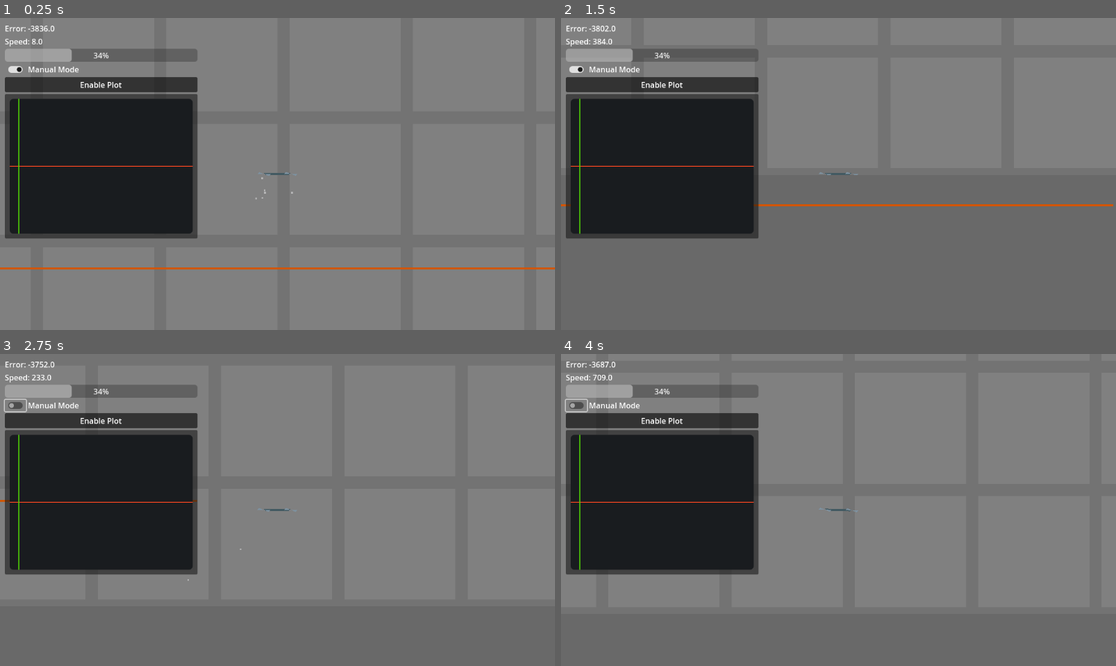
Above: before the commit, frames 1-4 (two rows, left to right).
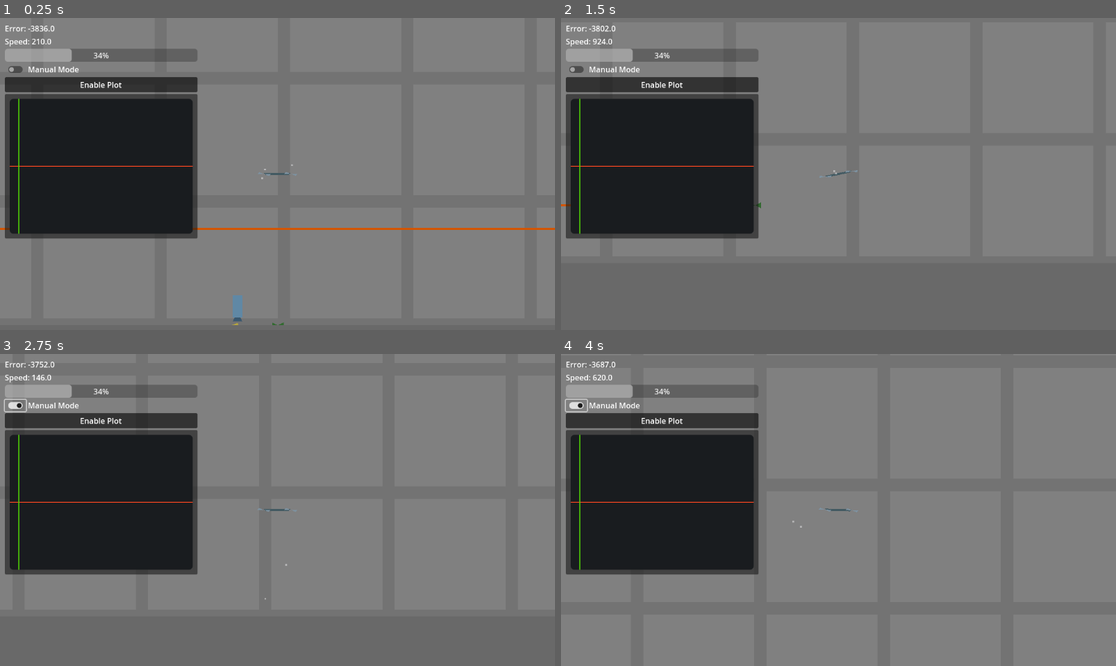
Above: after the commit, the same moments.

Repository: NattHerman/control
Game: Godot game, scene res://main.tscn
Two runs of this game, one before a commit and one after it. Both use one fixed random seed, a clock stepped at 60 frames per second and the inputs below. The engine's default icon, where the game draws it, is replaced by a stand-in: a white triangle on a blue panel in a dark square.
Inputs (mouse positions are in pixels of both pictures, inside the frame that each line leads up to):
- Up to frame 1 (0.25 s): no input
- Up to frame 2 (1.5 s): tap Enter (ui_accept) at 0.5, 0.77 s; move the mouse to (960, 158) at 0.52 s; hold D (lean_right) 0.53-1.25 s; tap S (decrease_propulsion) at 0.6 s; click (960, 158) at 0.67 s; drag from (727, 189) to (810, 236) at 1.27 s
- Up to frame 3 (2.75 s): click (16, 407) at 2 s
- Up to frame 4 (4 s): move the mouse to (894, 441) at 2.77 s; hold D (lean_right) 2.78-3.5 s; hold Shift (pan_speed_increase) 2.78-3.5 s; drag from (810, 572) to (672, 463) at 3.52 s

The runs differ from the first frame. In frame 1, 1.4% of the frame differs, in the area x 0-100%, y 6-99%; in frame 2, 0.6%; in frame 3, 0.1%; in frame 4, less than 0.1%.
Error before the commit: Invalid access to property or key 'x_position_data' on a base object of type 'Node (ui_values.gd)'. (res://ui/ui.gd:16)
Error after the commit: Invalid access to property or key 'position_data' on a base object of type 'Node (ui_values.gd)'. (res://drone/drone.gd:109)

Commit message:
change ui values parameters

Diff:
--- a/ui/ui_values.gd
+++ b/ui/ui_values.gd
@@ -6,8 +6,14 @@
 var error: float = 0
 var speed: float = 0
 
-var position_data := DataSeries.new("Height", 	[], Color(0.236, 0.71, 0.598, 1.0))
-var angle_data := DataSeries.new("Angle", 	[], Color(0.609, 0.223, 0.755, 1.0), Vector2(1000, 44.76825))
+var big_scale := Vector2(1000, 100)
+
+var y_position_data := DataSeries.new("Y", [], Color(0.236, 0.71, 0.598, 1.0))
+var y_reference_data := DataSeries.new("YRef", [], Color(0.343, 0.521, 0.468, 1.0))
+var x_position_data := DataSeries.new("X", [], Color(0.795, 0.299, 0.257, 1.0), big_scale, true)
+var x_reference_data := DataSeries.new("XRef", [], Color(0.541, 0.217, 0.141, 1.0), big_scale, true)
+
+var angle_data := DataSeries.new("Angle", [], Color(0.609, 0.223, 0.755, 1.0), Vector2(1000, 44.76825))
 var angle_ref_data := DataSeries.new("AngleRef", [], Color(0.953, 0.459, 0.0, 1.0), Vector2(1000, 2*PI*7.125))
 
-var manual_mode: bool = true
+var manual_mode: bool = false
